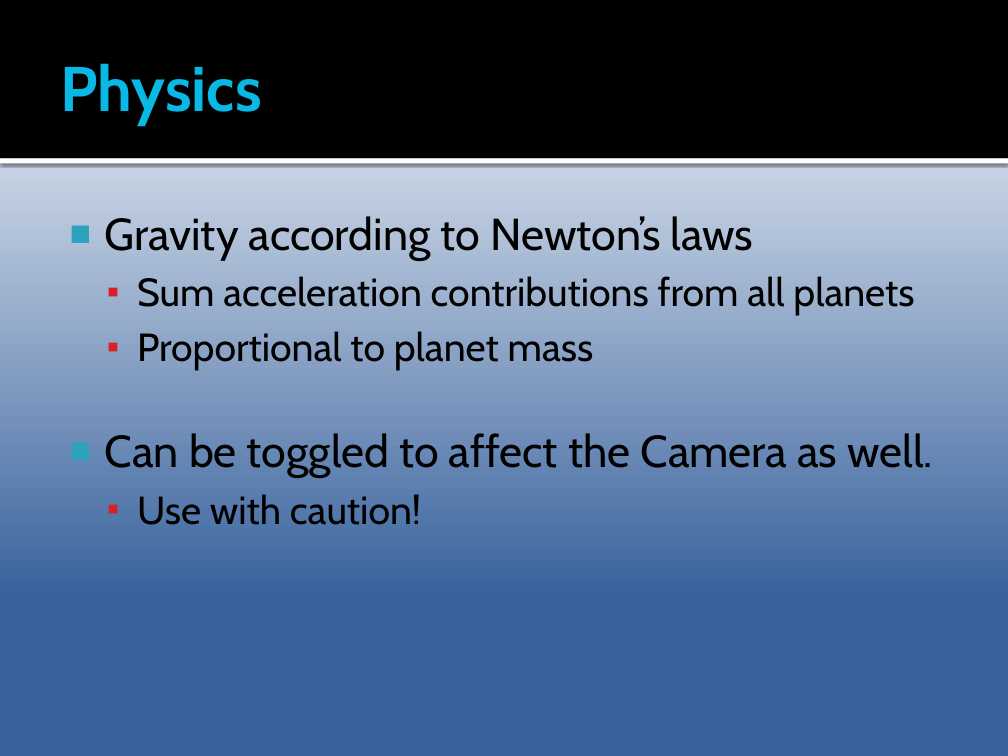
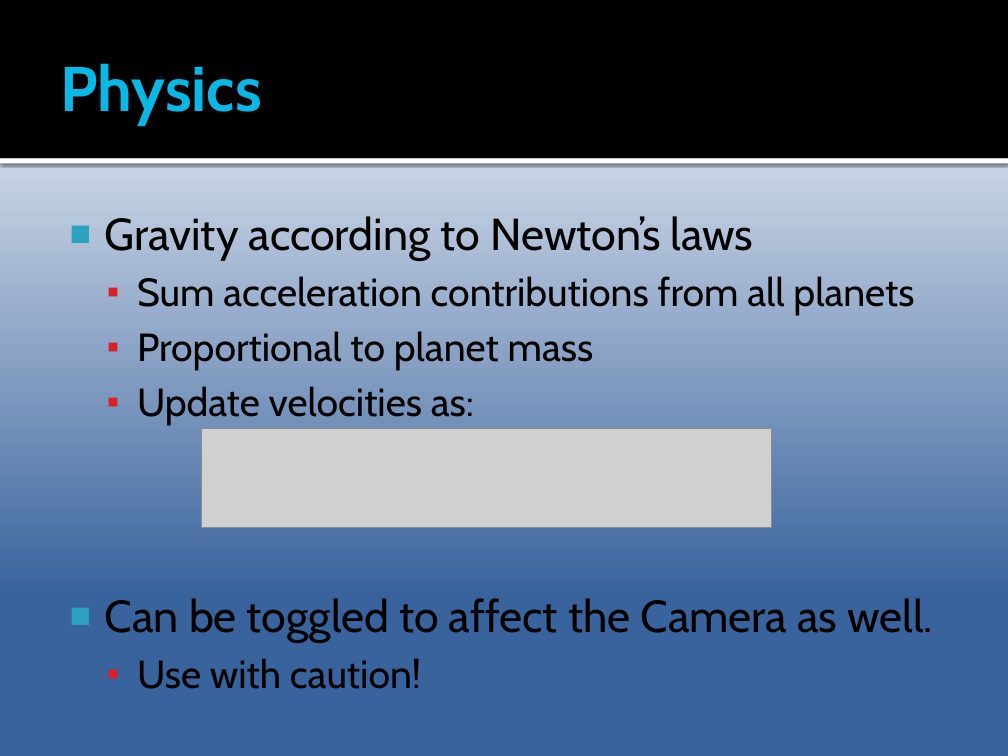
Before and after one commit to AlexanderSjoholm/CMS, a slide deck: slide 8 of Documentation/Presentation TSBK07 CMS.pptx. Drawn at 1008x756 pixels with LibreOffice and Linux fonts; fonts in the diff are those of the drawing; grey boxes stand for pictures. Boxes give left, top, right and bottom in pixels: in the first picture for what was removed or moved away, otherwise in the second. Text is boxed around its words. In the diff, an @@ line names an element or a change of style, - is before the commit and + after.

Commit message:
dafuq

```diff
--- a/Documentation/Presentation TSBK07 CMS.pptx
+++ b/Documentation/Presentation TSBK07 CMS.pptx
@@ text at <box>137,386,474,426</box>: paragraph added @@
+  ▪ Update velocities as:
@@ picture added at <box>202,428,772,527</box> @@
```
